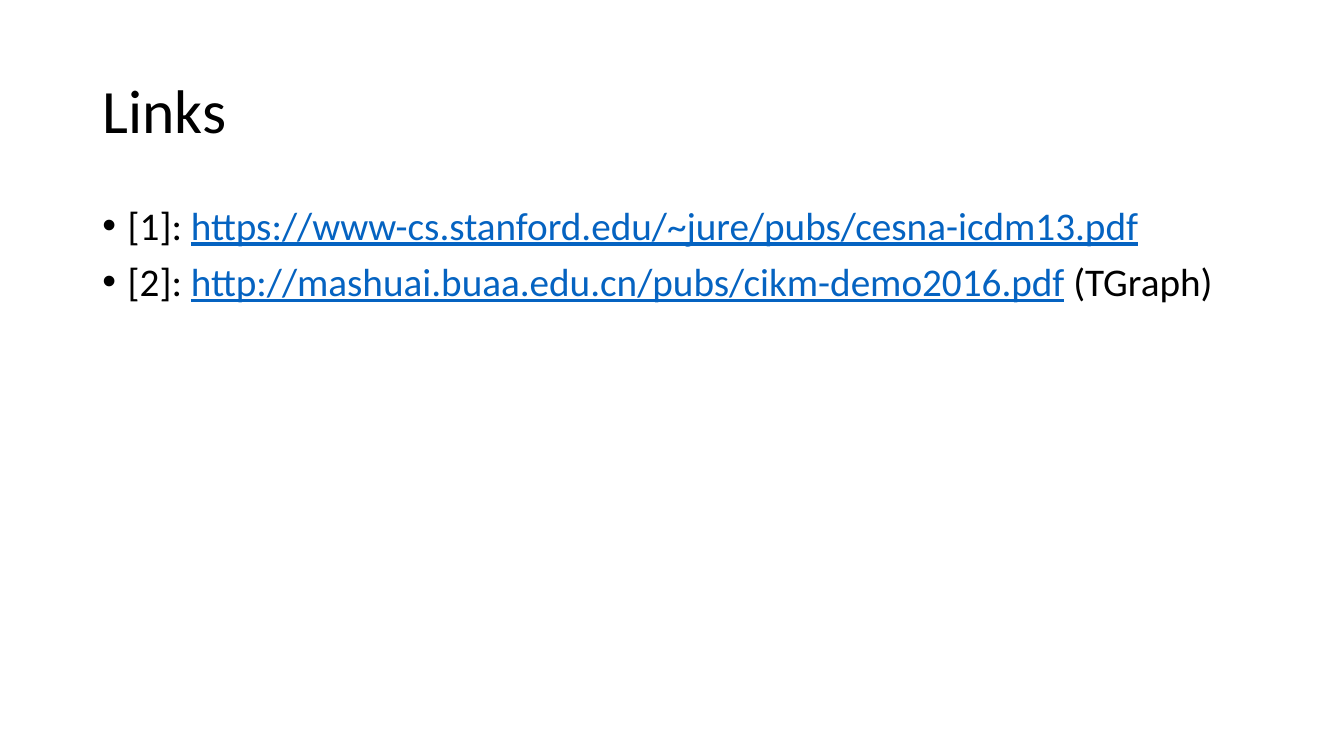
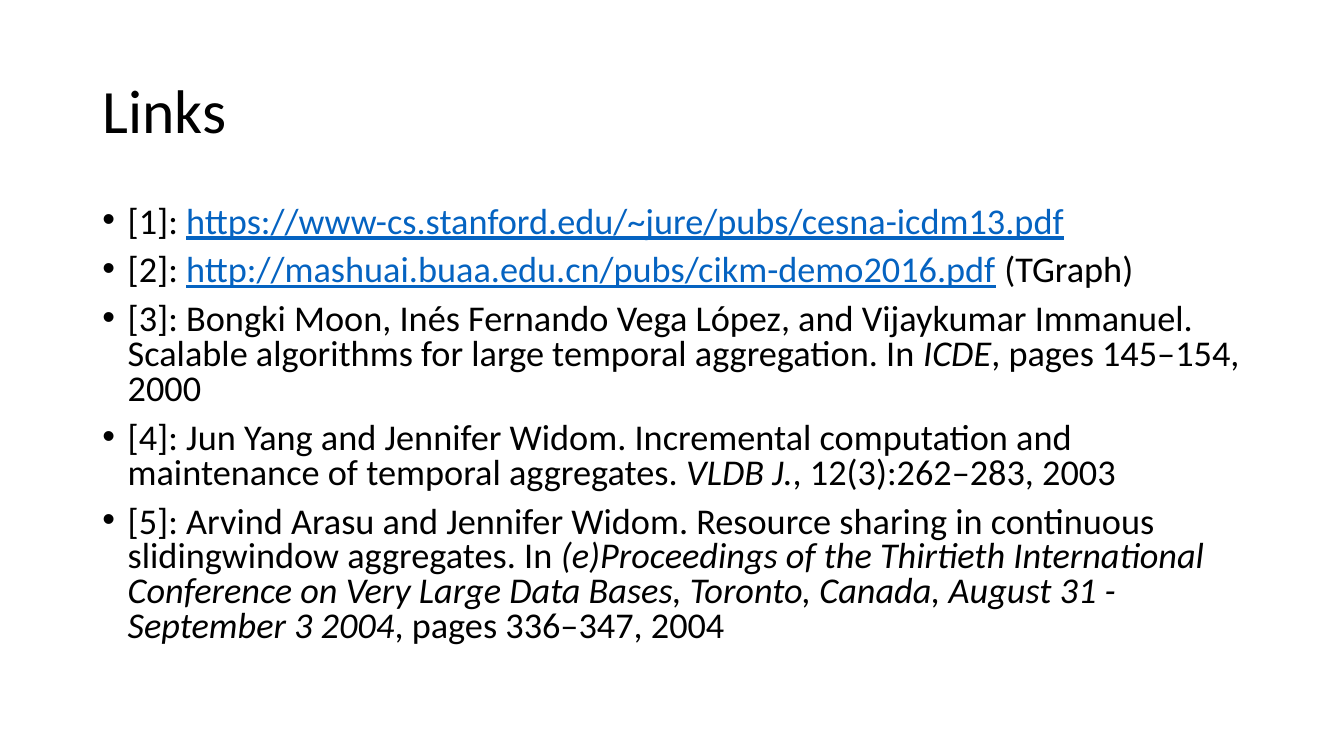
Before and after one commit to johnsonaux/temporale-graphen, a slide deck: slide 20 of Bewertungsmatrix.pptx. Drawn at 1344x756 pixels with LibreOffice and Linux fonts; fonts in the diff are those of the drawing. Boxes give left, top, right and bottom in pixels: in the first picture for what was removed or moved away, otherwise in the second. Text is boxed around its words. In the diff, an @@ line names an element or a change of style, - is before the commit and + after.

Commit message:
Links hinzugefügt

```diff
--- a/Bewertungsmatrix.pptx
+++ b/Bewertungsmatrix.pptx
@@ text at [128,207,1133,288]: size 28 to 25.9 pt in "[1]: https://www-cs.stanford.edu/~jure/pubs/cesna-icdm13.pdf", "[2]: http://mashuai.buaa.edu.cn/pubs/cikm-demo2016.pdf (TGra ..."; line spacing 0.9 to 0.8 @@
@@ text at [128,304,1239,645]: paragraphs added @@
+• [3]: Bongki Moon, Inés Fernando Vega López, and Vijaykumar Immanuel. Scalable algorithms for large temporal aggregation. In ICDE, pages 145–154, 2000
+• [4]: Jun Yang and Jennifer Widom. Incremental computation and maintenance of temporal aggregates. VLDB J., 12(3):262–283, 2003
+• [5]: Arvind Arasu and Jennifer Widom. Resource sharing in continuous slidingwindow aggregates. In (e)Proceedings of the Thirtieth International Conference on Very Large Data Bases, Toronto, Canada, August 31 - September 3 2004, pages 336–347, 2004
```
Also in this commit, not shown: 1 other slide changed.
